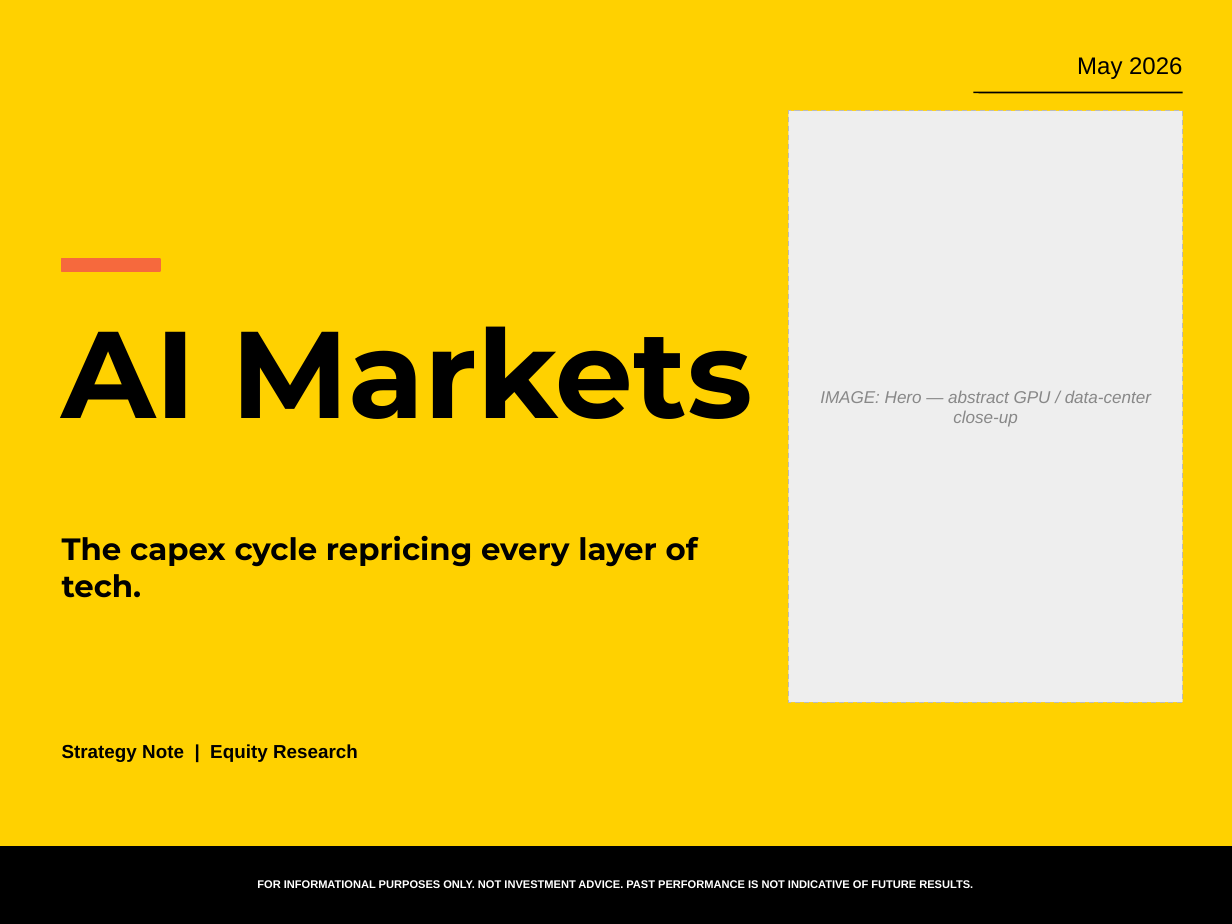
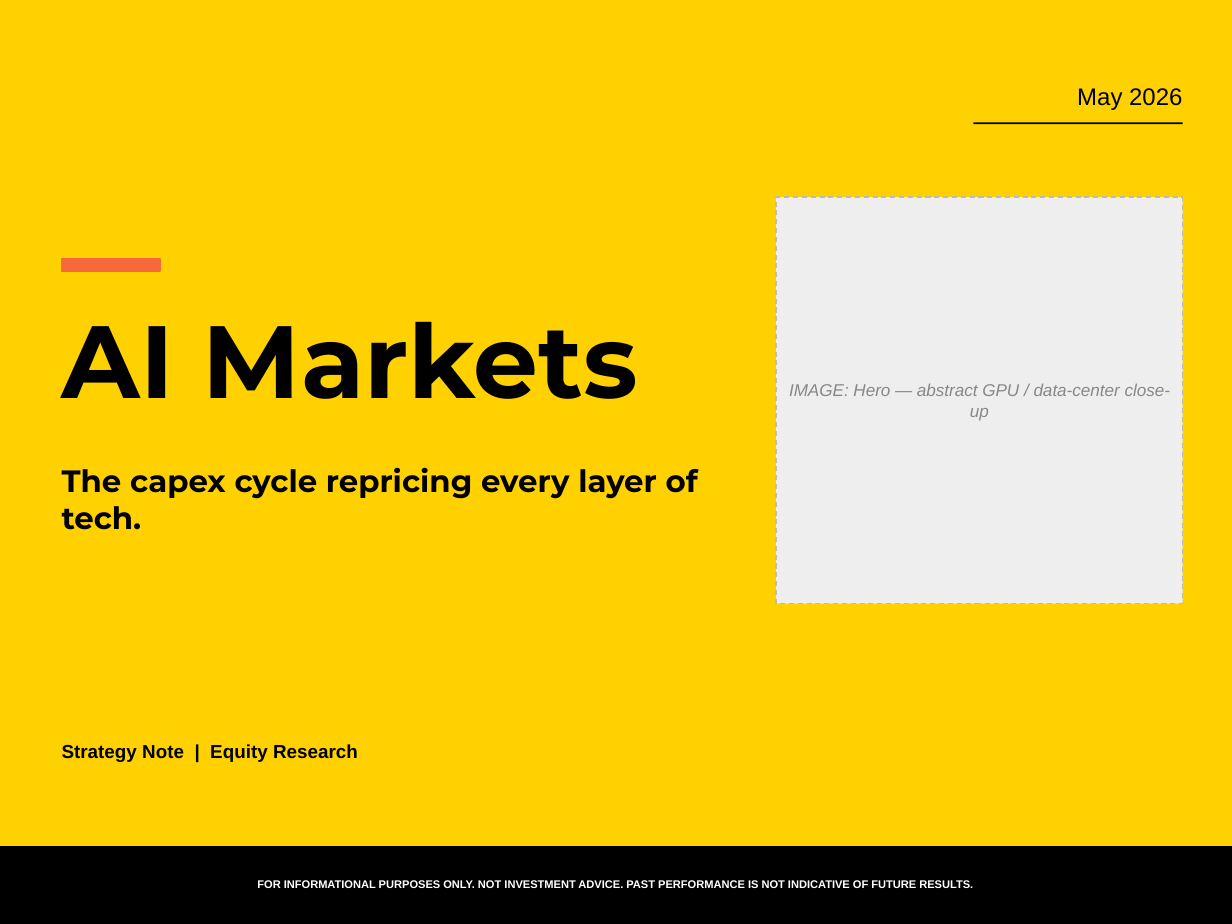
Before and after one commit to samuelcmcclellan-cell/ai-markets-deck, a slide deck: slide 1 of ai-markets-deck.pptx. Drawn at 1232x924 pixels with LibreOffice and Linux fonts; fonts in the diff are those of the drawing. Boxes give left, top, right and bottom in pixels: in the first picture for what was removed or moved away, otherwise in the second. Text is boxed around its words. In the diff, an @@ line names an element or a change of style, - is before the commit and + after.

```diff
--- a/ai-markets-deck.pptx
+++ b/ai-markets-deck.pptx
@@ text "May 2026": place and size @@
-text "May 2026" at (1077, 57, 1182, 79)
+text "May 2026" at (1077, 88, 1182, 110)
@@ line moved from (973, 92) - (1183, 92) to (973, 123) - (1183, 123) @@
@@ rectangle: place and size @@
-rectangle at (788, 111, 1183, 702)
+rectangle at (776, 197, 1183, 604)
@@ text "IMAGE: Hero — abstract GPU ..." rewrapped from (820, 391, 1151, 427) to (789, 383, 1171, 421) @@
@@ text "AI Markets" at (62, 321, 638, 399): size 72 to 60 pt @@
@@ text "The capex cycle repricing every ...": place and size @@
-text "The capex cycle repricing every ..." at (62, 535, 698, 598)
+text "The capex cycle repricing every ..." at (62, 467, 698, 530)
```
Also in this commit, not shown: 19 other slides changed, 22 other files.
